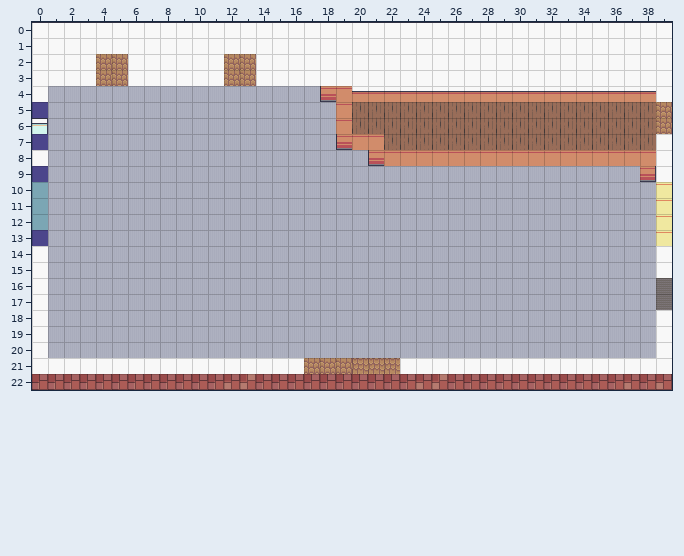
A Tiled map gets an edit: assets/tiles/school_reception.tmx. Above, as it was before the edit.
Cells are 16x16 px. Shown: x 0..39, y 0..22.
After:
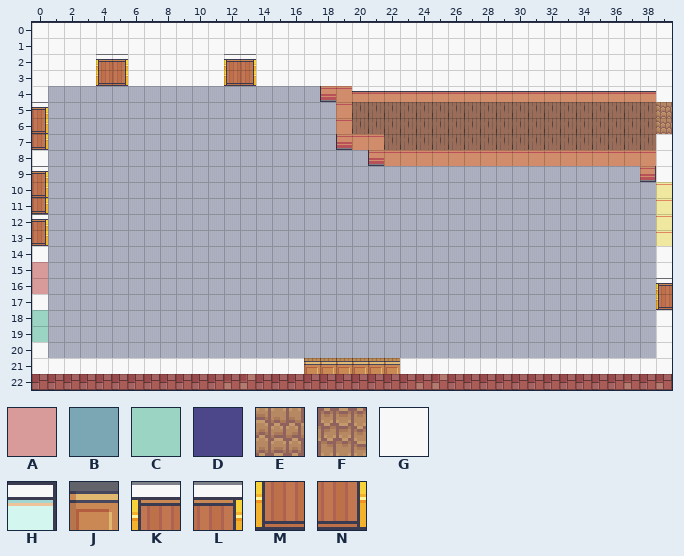
Key: from "Colours": A 23, B 132, C 135, D 155; from "house_walls": E 12, F 26; from "indoors_floor1": G 66, H 155; from "indoors_main": J 395, K 421, L 422, M 437, N 438.
_ is an empty cell.
Commit message: added school toilet and the shops
From old to new:
Layer "Tile Layer 1":
The author changed tile G to tile A in rows 15 to 16 at x 0.
The author changed tile G to tile C in rows 18 to 19 at x 0.
Layer "Tile Layer 2":
The author changed tile E to tile J in row 21 at x 17 to 19.
The author changed tile F to tile J in row 21 at x 20 to 22.
The author changed tile E to tile K in row 2 at x 4 and 12.
Tile K now appears in row 16 at x 39.
The author changed tile B to tile L in row 12 at x 0.
The author changed tile D to tile L in row 5 at x 0; in row 9 at x 0.
The author changed tile E to tile L in row 2 at x 5 and 13.
The author changed tile E to tile M in row 3 at x 4 and 12.
Tile M now appears in row 17 at x 39.
The author changed tile B to tile N in rows 10 to 11 at x 0.
The author changed tile D to tile N in row 7 at x 0; in row 13 at x 0.
The author changed tile E to tile N in row 3 at x 5 and 13.
The author changed tile H to tile N in row 6 at x 0.
